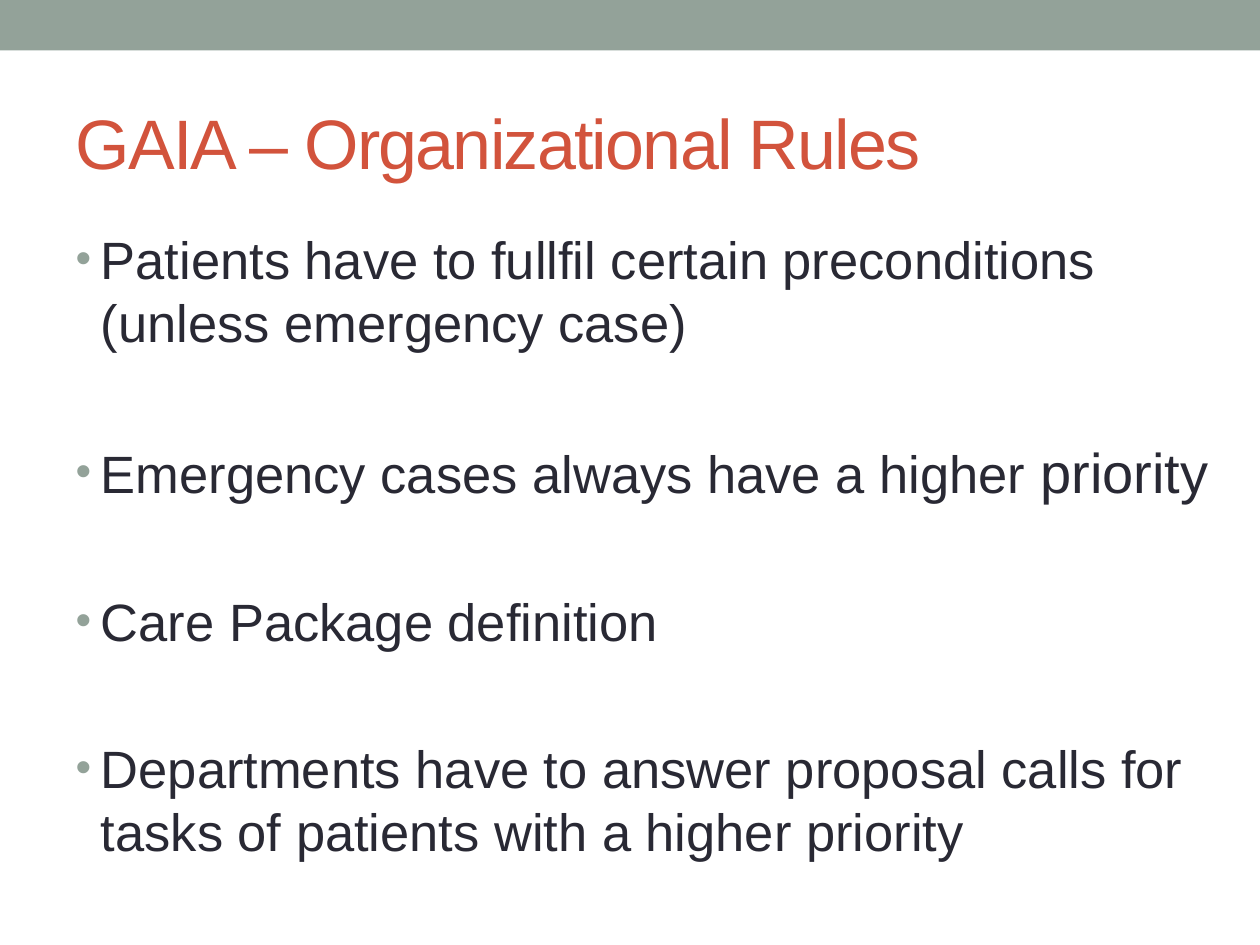
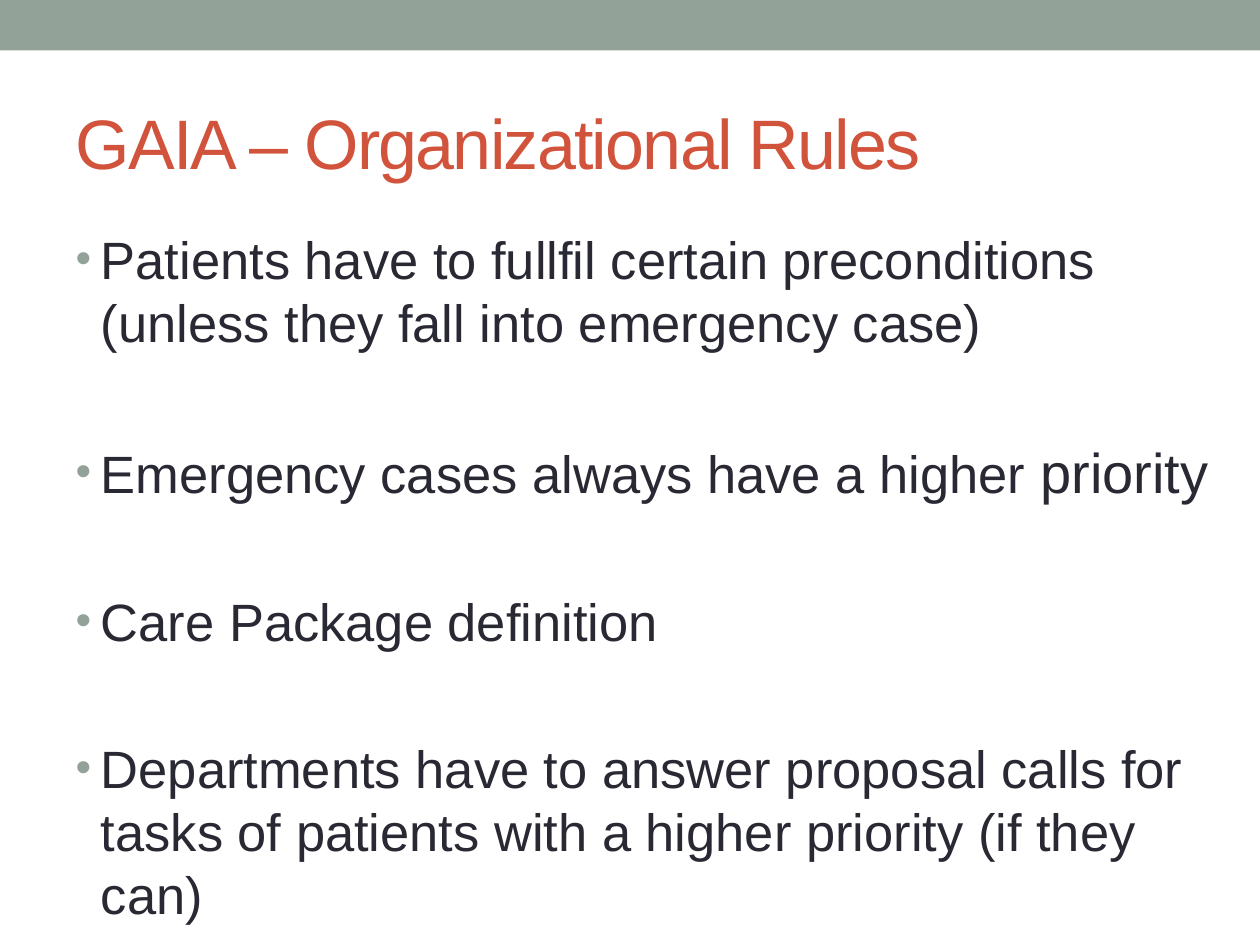
Before and after one commit to IsNull/Tacy, a slide deck: slide 9 of documentation/OperationRoom/presentation/ORP_neher_buettiker.pptx. Drawn at 1260x945 pixels with LibreOffice and Linux fonts; fonts in the diff are those of the drawing. Boxes give left, top, right and bottom in pixels: in the first picture for what was removed or moved away, otherwise in the second. Text is boxed around its words. In the diff, an @@ line names an element or a change of style, - is before the commit and + after.

```diff
--- a/documentation/OperationRoom/presentation/ORP_neher_buettiker.pptx
+++ b/documentation/OperationRoom/presentation/ORP_neher_buettiker.pptx
@@ text at <box>101,241,1095,353</box>: text changed @@
-• Patients have to fullfil certain preconditions (unless emergency case)
+• Patients have to fullfil certain preconditions (unless they fall into emergency case)
@@ text at <box>101,750,1182,862</box>: text changed @@
-• Departments have to answer proposal calls for tasks of patients with a higher priority
+• Departments have to answer proposal calls for tasks of patients with a higher priority (if they can)
```
Also in this commit, not shown: 3 other slides changed, 2 slides added, 1 slide removed.
